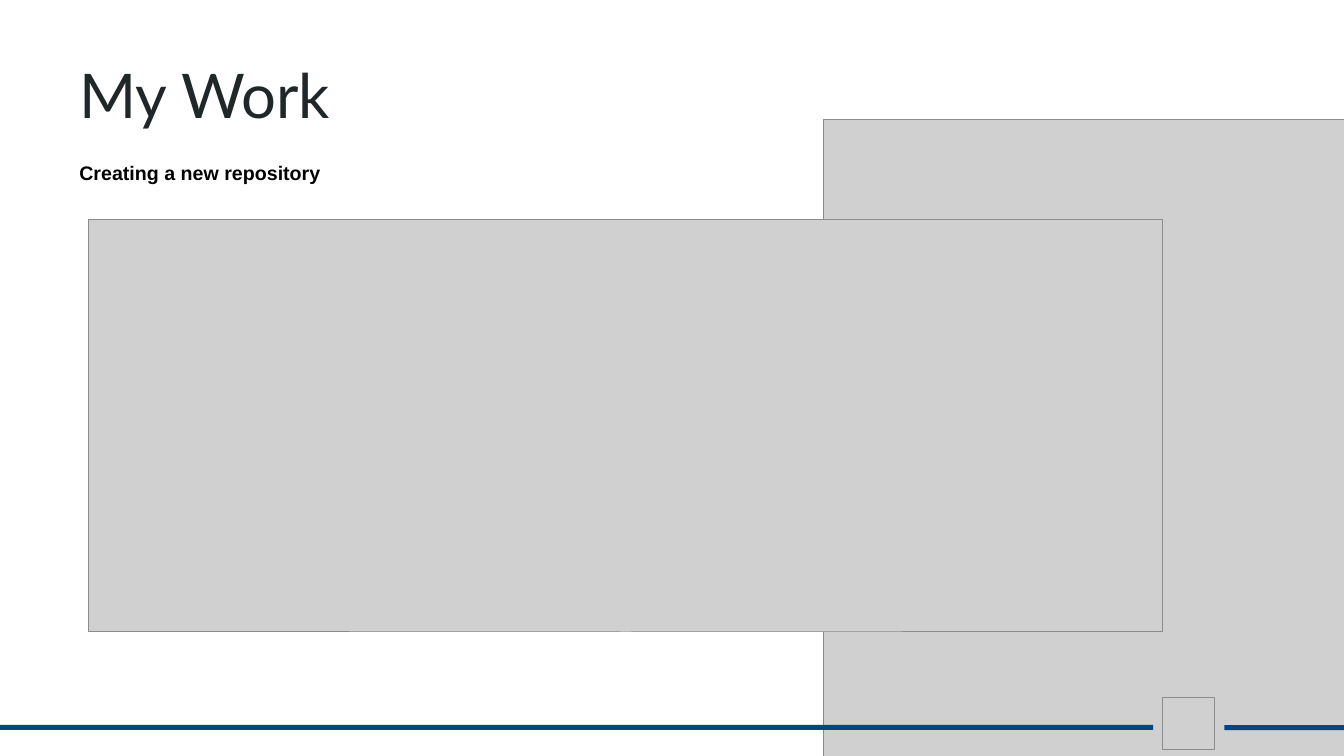
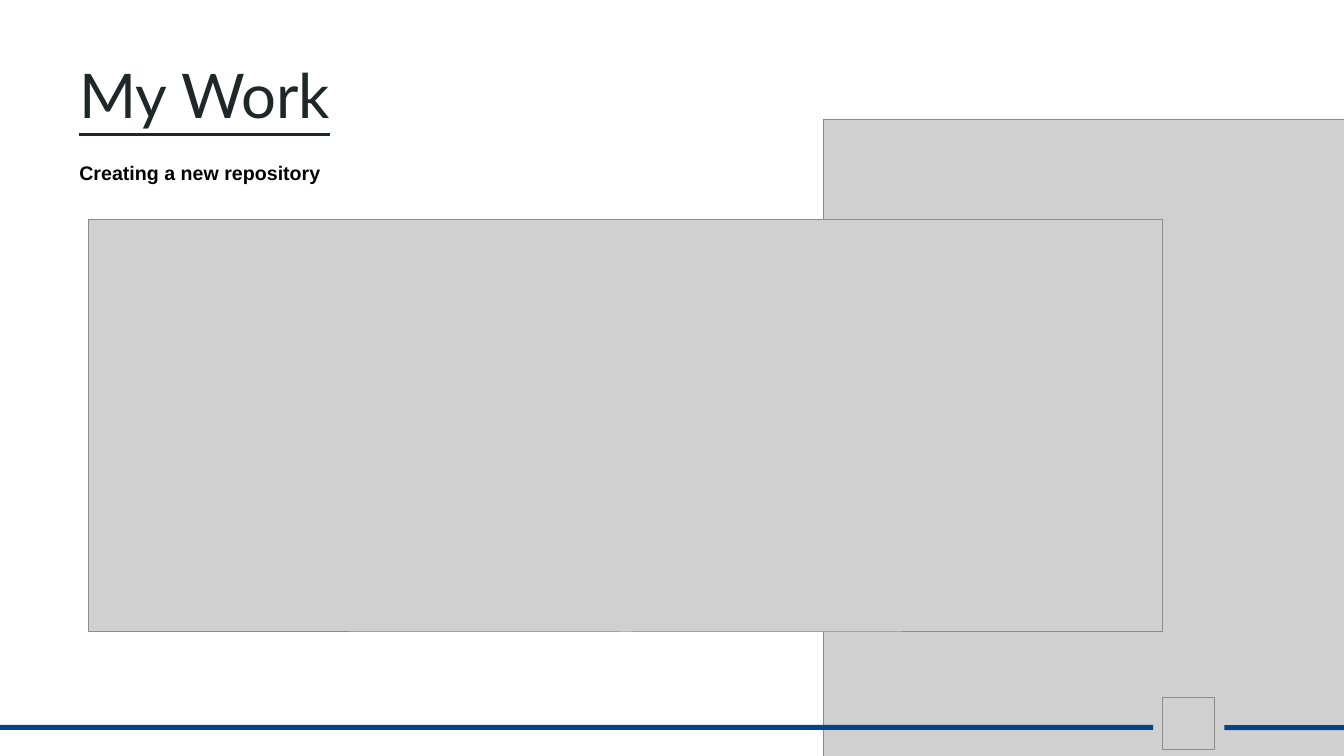
Before and after one commit to aayushsrivastava0/Gitassignment, a slide deck: slide 5 of GITassignment.pptx. Drawn at 1344x756 pixels with LibreOffice and Linux fonts; fonts in the diff are those of the drawing; grey boxes stand for pictures. Boxes give left, top, right and bottom in pixels: in the first picture for what was removed or moved away, otherwise in the second. Text is boxed around its words. In the diff, an @@ line names an element or a change of style, - is before the commit and + after.

```diff
--- a/GITassignment.pptx
+++ b/GITassignment.pptx
@@ text "My Work" at (79,72,330,129): underline on @@
```
Also in this commit, not shown: 7 other slides changed, 1 slide added, 1 slide removed.
